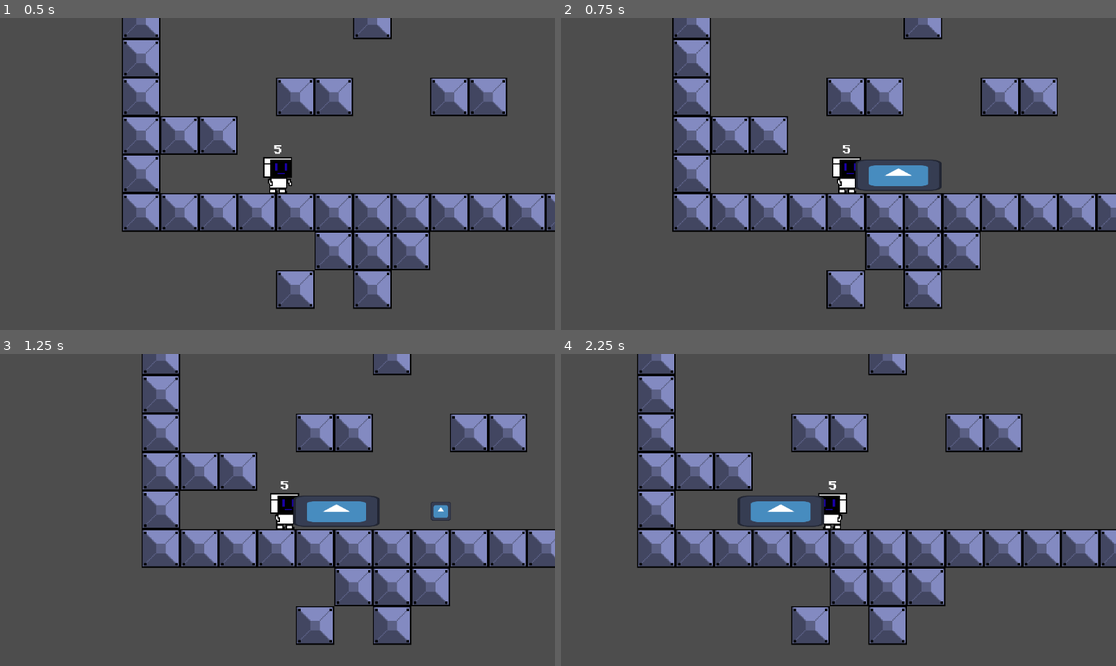
Above: before the commit, frames 1-4 (two rows, left to right).
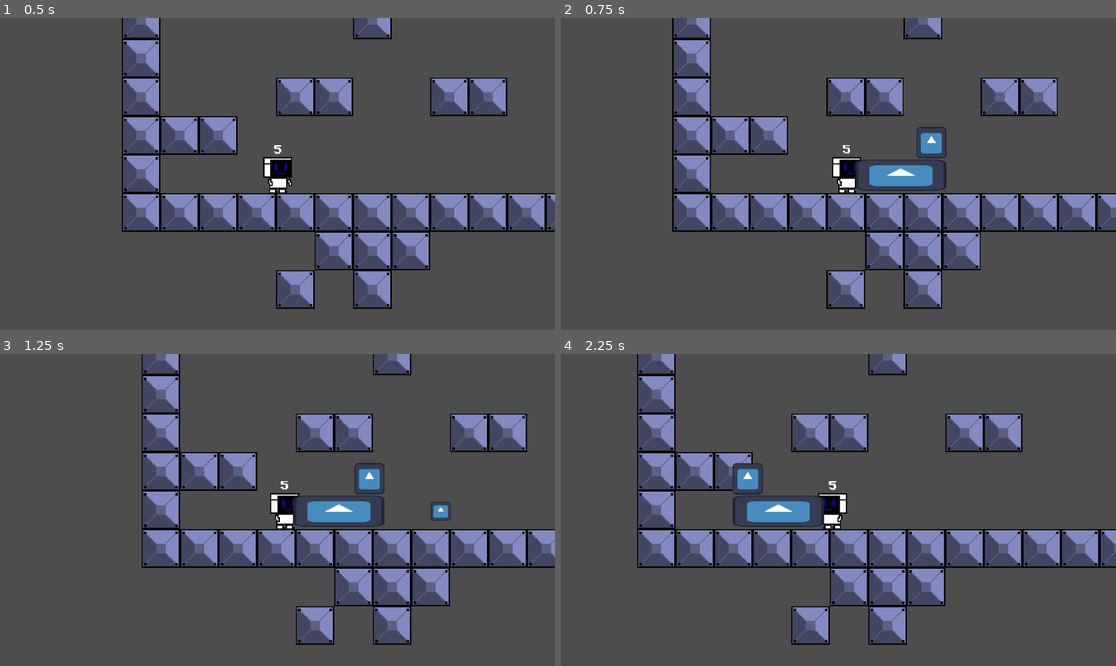
Above: after the commit, the same moments.

Repository: DanielKuhnDeAraujo/Robozin
Game: Godot game, scene res://scenes/jogo.tscn
Same seed, same stepped clock (60 frames per second), same inputs: the game is played once before the commit and once after it. The engine's default icon, where the game draws it, is replaced by a stand-in: a white triangle on a blue panel in a dark square.
Inputs:
- Up to frame 1 (0.5 s): no input
- Up to frame 2 (0.75 s): hold D (andar_direita) from 0.53 s (still down); hold Z (aspirar) from 0.53 s (still down)
- Up to frame 3 (1.25 s): keep holding D (andar_direita); keep holding Z (aspirar); tap Space (pulo) at 0.77 s; tap X (atirar) at 0.8 s
- Up to frame 4 (2.25 s): release Z (aspirar) at 1.28 s; tap X (atirar) at 1.35 s; tap Space (pulo) at 1.52 s; tap Z (aspirar) at 1.55 s; release D (andar_direita) at 2.03 s; hold Left (andar_esquerda) from 2.03 s (still down); hold Z (aspirar) from 2.03 s (still down)

Frame 1 is identical in both runs. In frame 2, 0.6% of the frame differs, in the area x 53-70%, y 34-56%; in frame 3, 0.5%; in frame 4, 0.6%, in the area x 30-48%, y 34-56%.

Commit message:
mudei uns negocios

Diff:
--- a/scenes/aspirar.tscn
+++ b/scenes/aspirar.tscn
@@ -1,10 +1,7 @@
-[gd_scene load_steps=5 format=3 uid="uid://b3dcugwhtlttc"]
+[gd_scene load_steps=4 format=3 uid="uid://b3dcugwhtlttc"]
 
 [ext_resource type="Texture2D" uid="uid://cjne0aja4q8uv" path="res://icon.svg" id="1_aka5j"]
 [ext_resource type="Script" uid="uid://de2db5knb1ses" path="res://scripts/aspirador.gd" id="1_onpi2"]
-
-[sub_resource type="RectangleShape2D" id="RectangleShape2D_onpi2"]
-size = Vector2(124.347824, 126.213585)
 
 [sub_resource type="CircleShape2D" id="CircleShape2D_onpi2"]
 radius = 4.0
@@ -13,14 +10,19 @@
 script = ExtResource("1_onpi2")
 
 [node name="Icon" type="Sprite2D" parent="."]
-position = Vector2(36.1, -1.1920929e-07)
-scale = Vector2(0.56093746, 0.203125)
+position = Vector2(38.1, -1.1920929e-07)
+scale = Vector2(0.59218746, 0.203125)
 texture = ExtResource("1_aka5j")
 
-[node name="CollisionShape2D" type="CollisionShape2D" parent="."]
+[node name="Icon2" type="Sprite2D" parent="."]
+position = Vector2(63.5, -27)
+scale = Vector2(0.19531249, 0.20312501)
+texture = ExtResource("1_aka5j")
+
+[node name="CollisionShape2D" type="CollisionPolygon2D" parent="."]
 position = Vector2(36, -1.009742e-28)
 scale = Vector2(0.575, 0.206)
-shape = SubResource("RectangleShape2D_onpi2")
+polygon = PackedVector2Array(-62.608696, -87.37864, -62.608696, 67.96116, 69.56522, 67.96116, 69.56522, -199.02911)
 
 [node name="CollisionShape2D2" type="CollisionShape2D" parent="."]
 position = Vector2(1, 0)
--- a/scripts/aspirador.gd
+++ b/scripts/aspirador.gd
@@ -7,9 +7,6 @@
 var direcao = 1
 var alvo
 @onready var spawn_posit: Marker2D = $"../Spawn_posit"
-@onready var spawn_posit_cima: Marker2D = $"../Spawn_positCIMA"
-@onready var spawn_posit_baixo: Marker2D = $"../Spawn_positBAIXO"
-var eixo
 var colisor
 var sugado #dps deixa isso como um array se achar melhor
 var qtd_sugados : int
@@ -22,7 +19,6 @@
 
 
 func _physics_process(delta: float) -> void:
-	print("aqui o eixo", eixo)
 	colisor = get_parent().colisor
 	qtd_sugados = get_parent().qtd_sugados
 	if alvo and not overlaps_body(alvo):
@@ -30,15 +26,7 @@
 		alvo = null
 	direcao = $"..".direcao
 	print(qtd_sugados)
-	if eixo != 0:
-		if eixo == 1:
-			global_position = spawn_posit_cima.global_position
-			rotation = -90
-		elif eixo == -1:
-			global_position = spawn_posit_baixo.global_position
-			rotation = 90
-	if eixo == 0:
-		global_position = spawn_posit.global_position
+	global_position = spawn_posit.global_position
 	if sign(spawn_posit.position.x) == -1:
 		scale.x = -1
 	else:
--- a/scripts/player.gd
+++ b/scripts/player.gd
@@ -132,8 +132,9 @@
 	if Input.is_action_just_pressed("atirar") and ammo > 0:
 		atirar()
 		if eixo != 0:
+			is_jumping = false
 			velocity.y = 0
-			velocity.y += (200 + (100 * ammo)) * eixo
+			velocity.y += (300 + (70 * ammo)) * eixo
 		else:
 			timer_knock.start()
 			if ultima_olhou == 1:
@@ -213,7 +214,6 @@
 	add_child(instance)
 	instance.global_position = spawn_posit.global_position
 	instance.scale.x = direcao
-	instance.eixo = eixo
 	area_aspirador = instance
 	instance.suguei.connect(inimigo_sugado)
 
